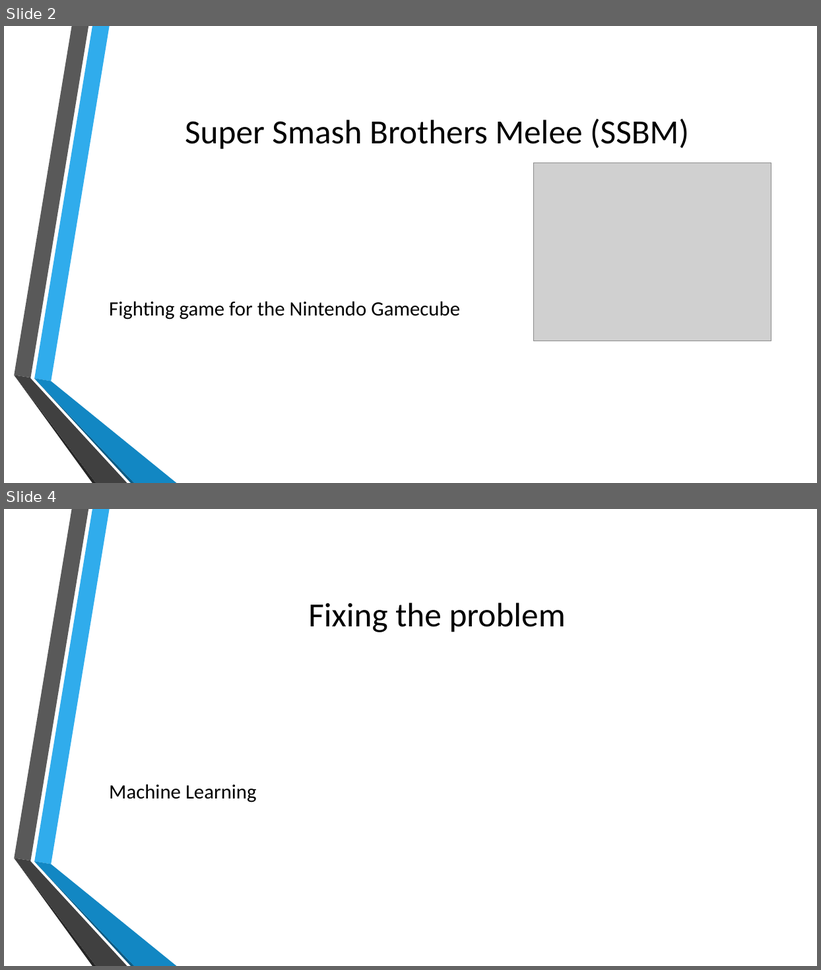
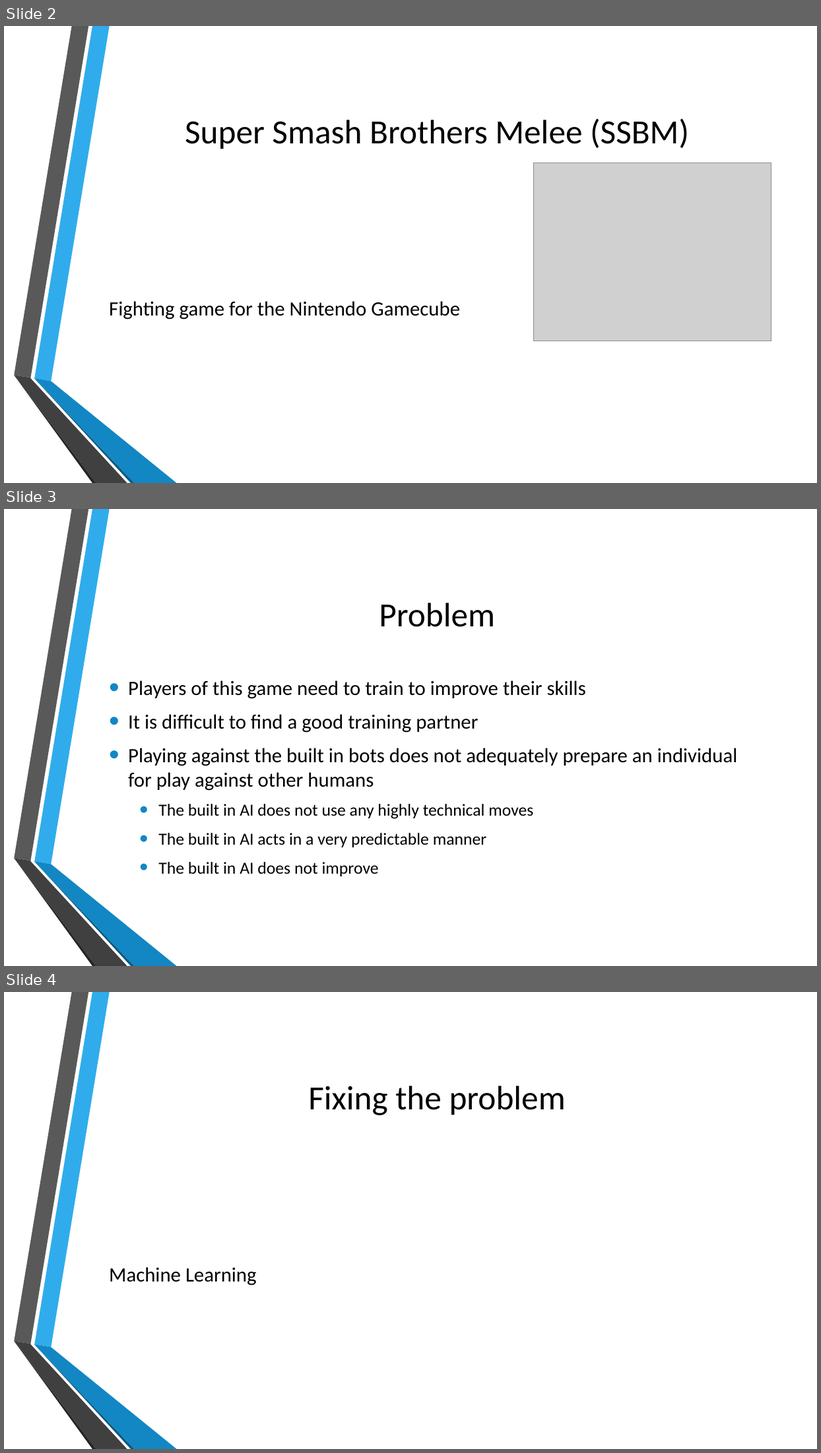
Before and after one commit to KeganMc/Super-Smash-Bros-Melee-AI, a slide deck: Documents/ProjectPresentation.pptx. Shown one above the other, each under a label of ours: slides 2 and 4 before the commit, slides 2, 3 and 4 after it; the slides between them are not shown. The pictures are 821x970 and 821x1453 pixels, drawn with LibreOffice and Linux fonts; fonts in the diff are those of the drawing; grey boxes stand for pictures; background and template pictures are left out. Boxes give left, top, right and bottom in pixels: in the first picture for what was removed or moved away, otherwise in the second. Text is boxed around its words. In the diff, an @@ line names an element or a change of style, - is before the commit and + after.

Commit message:
New Slida and update to Problem slide
Added a PyQT slide where Jordan will go over the GUI we used and updated
our Problem slide with a few problems I found that our bot tries to
address.

```diff
--- a/Documents/ProjectPresentation.pptx
+++ b/Documents/ProjectPresentation.pptx
@@ slide 3 added at [4,509,817,966], background picture (left out); not listed: 6 template elements that a slide beside it also shows @@
@@ title added at [379,603,495,627], 40 pt, text #000000 @@
+Problem
@@ text added at [128,681,738,877], 24 pt, text #000000 @@
+• Players of this game need to train to improve their skills
+• It is difficult to find a good training partner
+• Playing against the built in bots does not adequately prepare an individual for play against other humans
+  • The built in AI does not use any highly technical moves
+  • The built in AI acts in a very predictable manner
+  • The built in AI does not improve
```
Also in this commit, not shown: 1 slide changed, 1 other slide added, 1 slide removed.
